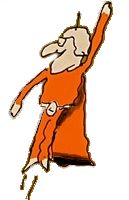
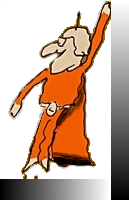
The second 129px x 200px image is a revision of the first. Changes to its layers:
added layer "Wedges" above "Pasted Layer" over 0, 1, 129, 200